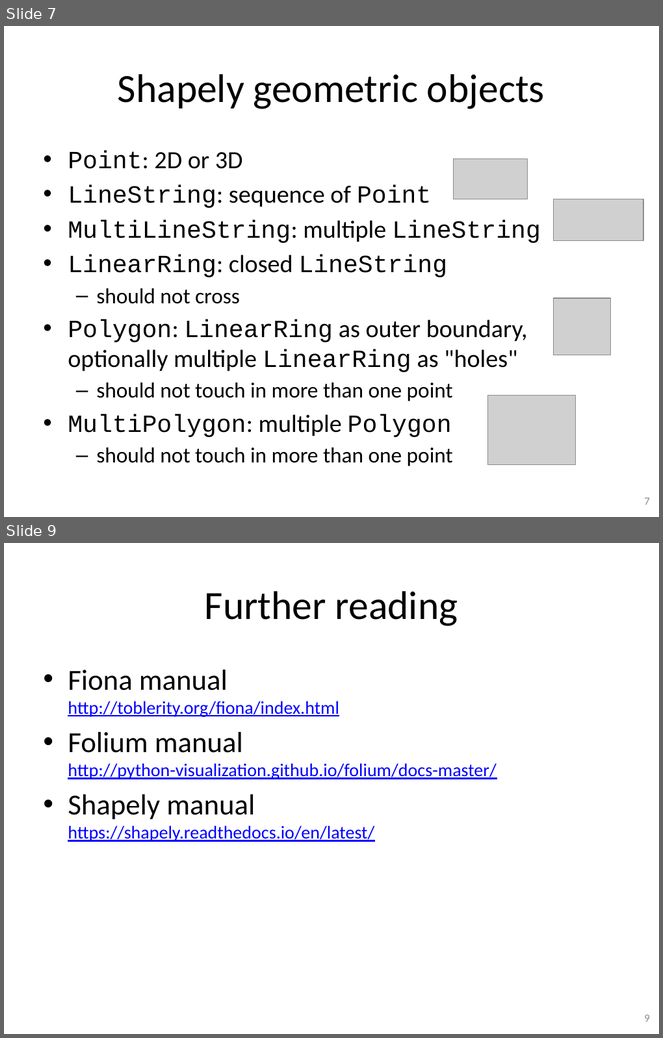
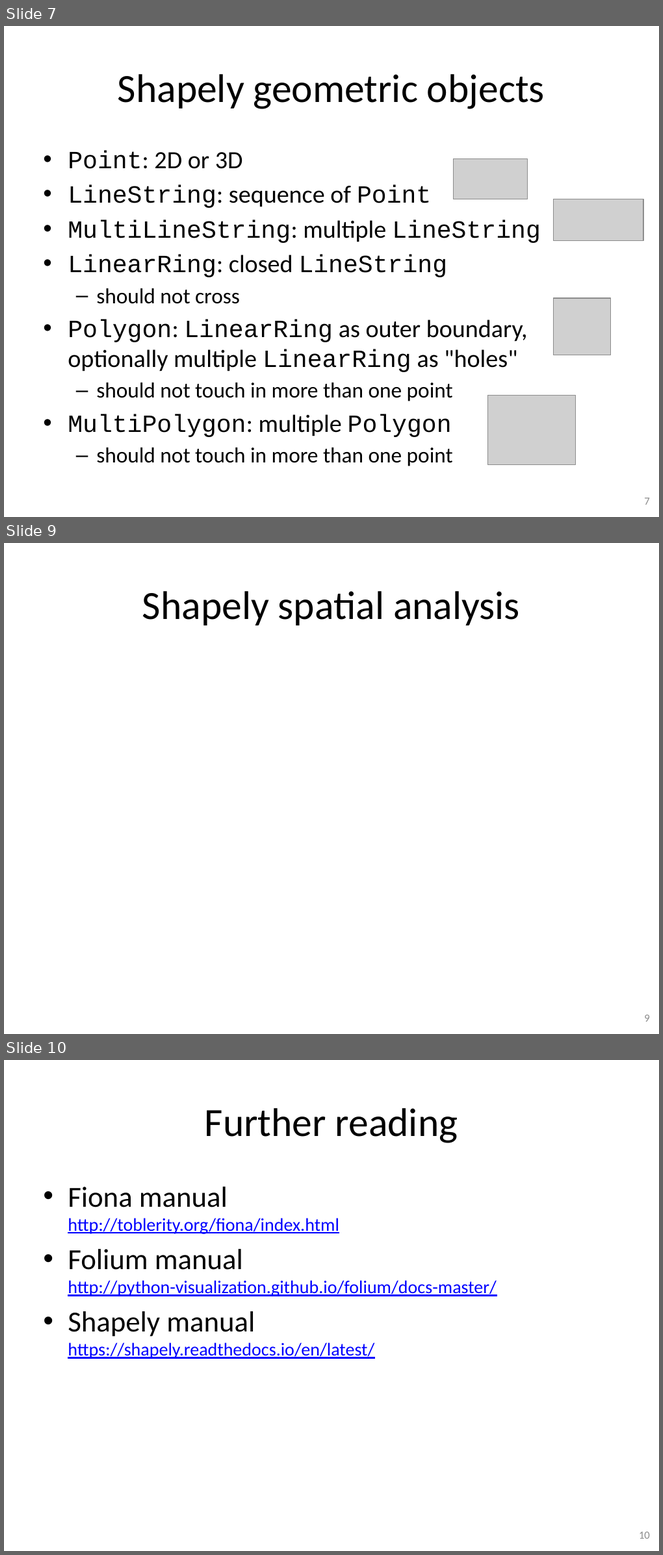
Before and after one commit to gjbex/training-material, a slide deck: Python/python_gis.pptx. Shown one above the other, each under a label of ours: slides 7 and 9 before the commit, slides 7, 9 and 10 after it; the slides between them are not shown. The pictures are 663x1038 and 663x1555 pixels, drawn with LibreOffice and Linux fonts; fonts in the diff are those of the drawing; grey boxes stand for pictures. Boxes give left, top, right and bottom in pixels: in the first picture for what was removed or moved away, otherwise in the second. Text is boxed around its words. In the diff, an @@ line names an element or a change of style, - is before the commit and + after.

```diff
--- a/Python/python_gis.pptx
+++ b/Python/python_gis.pptx
@@ slide 9 added at (4,543,659,1034), background #FFFFFF @@
@@ title added at (142,591,520,626), 44 pt, text #000000 @@
+Shapely spatial analysis
@@ page number added at (644,1015,649,1022), 12 pt, text #8C8C8C @@
+9
@@ what was slide 9 is now slide 10 @@
@@ page number at (639,1532,650,1539): text changed @@
-9
+10
```
Also in this commit, not shown: 1 slide changed.
